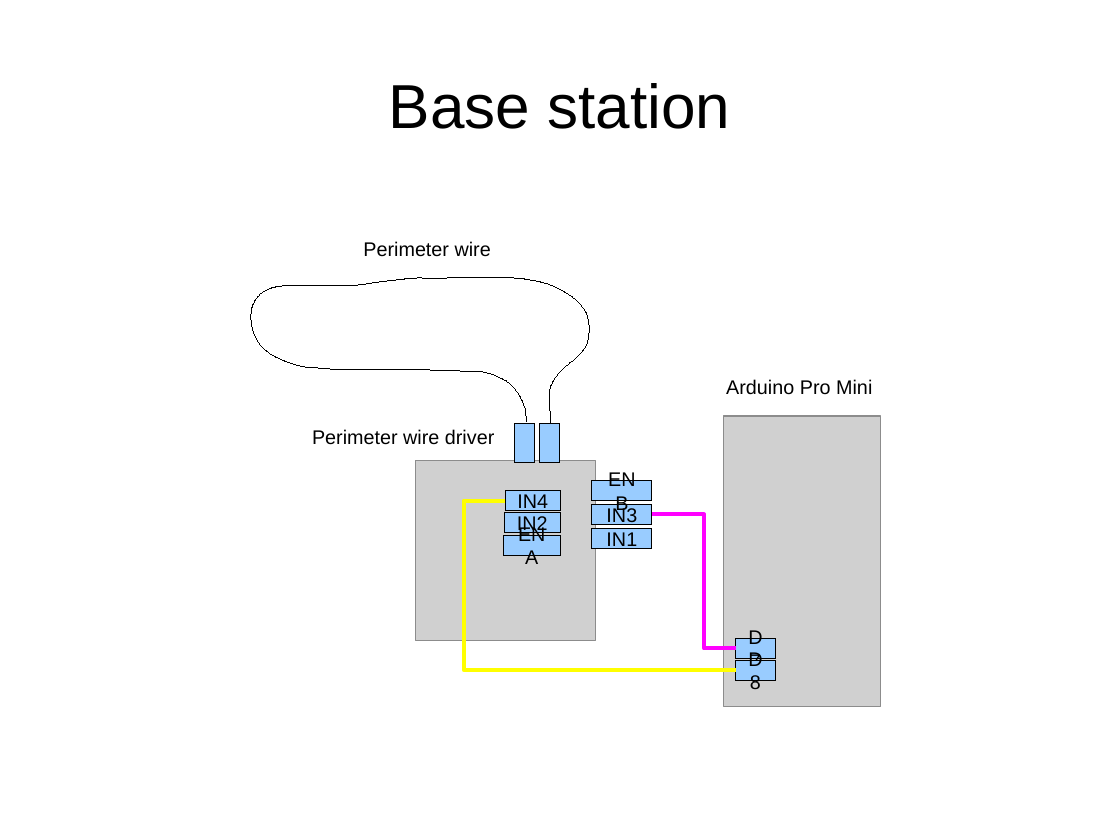
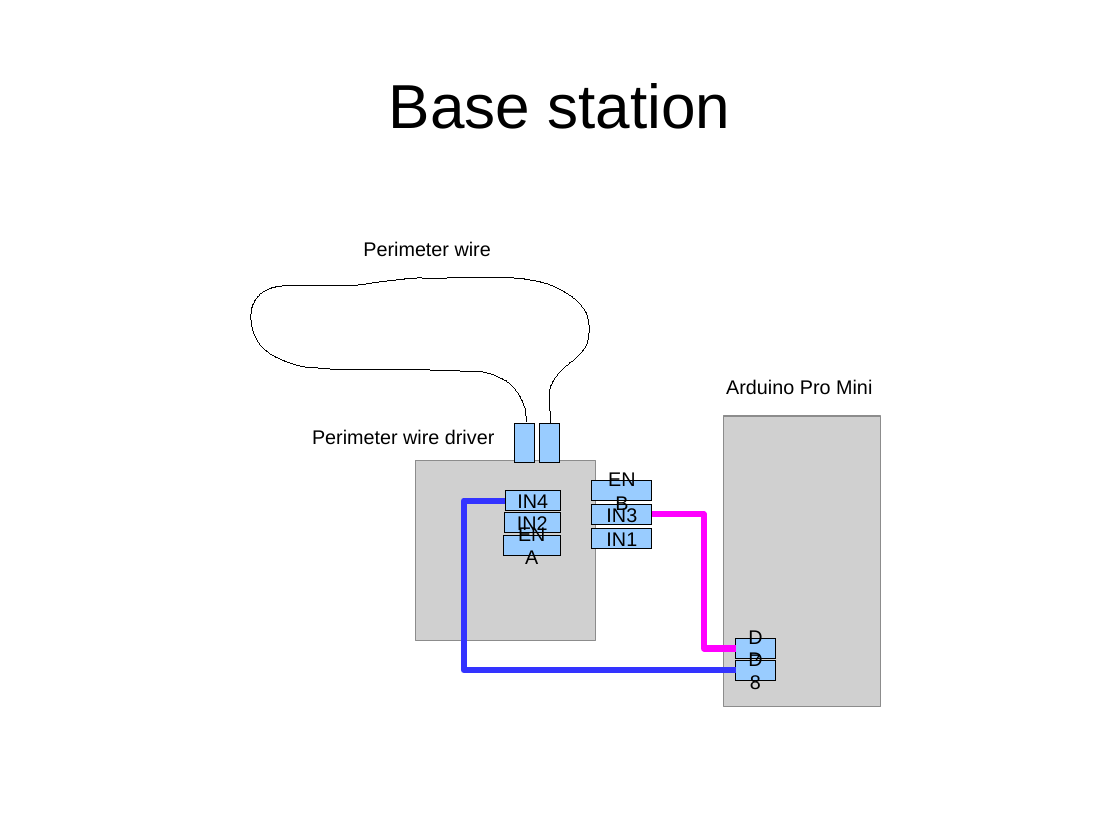
Before and after one commit to eerimoq/romeo, a slide deck: slide 3 of doc/schematics.odp. Drawn at 1120x840 pixels with LibreOffice and Linux fonts; fonts in the diff are those of the drawing; grey boxes stand for pictures. Boxes give left, top, right and bottom in pixels: in the first picture for what was removed or moved away, otherwise in the second. Text is boxed around its words. In the diff, an @@ line names an element or a change of style, - is before the commit and + after.

```diff
--- a/doc/schematics.odp
+++ b/doc/schematics.odp
@@ elbow line (505, 501) - (736, 671): stroke #FFFF00 2.83 pt to #3333FF 4.31 pt @@
@@ elbow line (652, 514) - (736, 648): stroke #FF00FF 2.83 pt to #FF00FF 4.31 pt @@
```
Also in this commit, not shown: 1 other slide changed, 2 other files.
